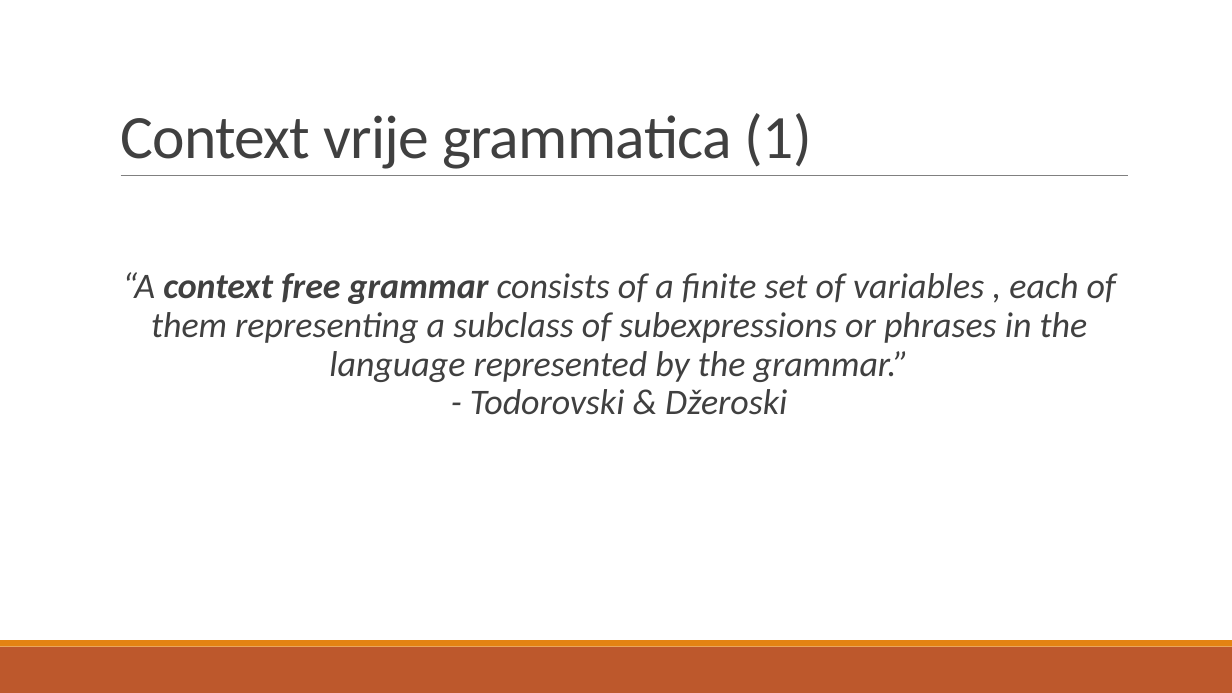
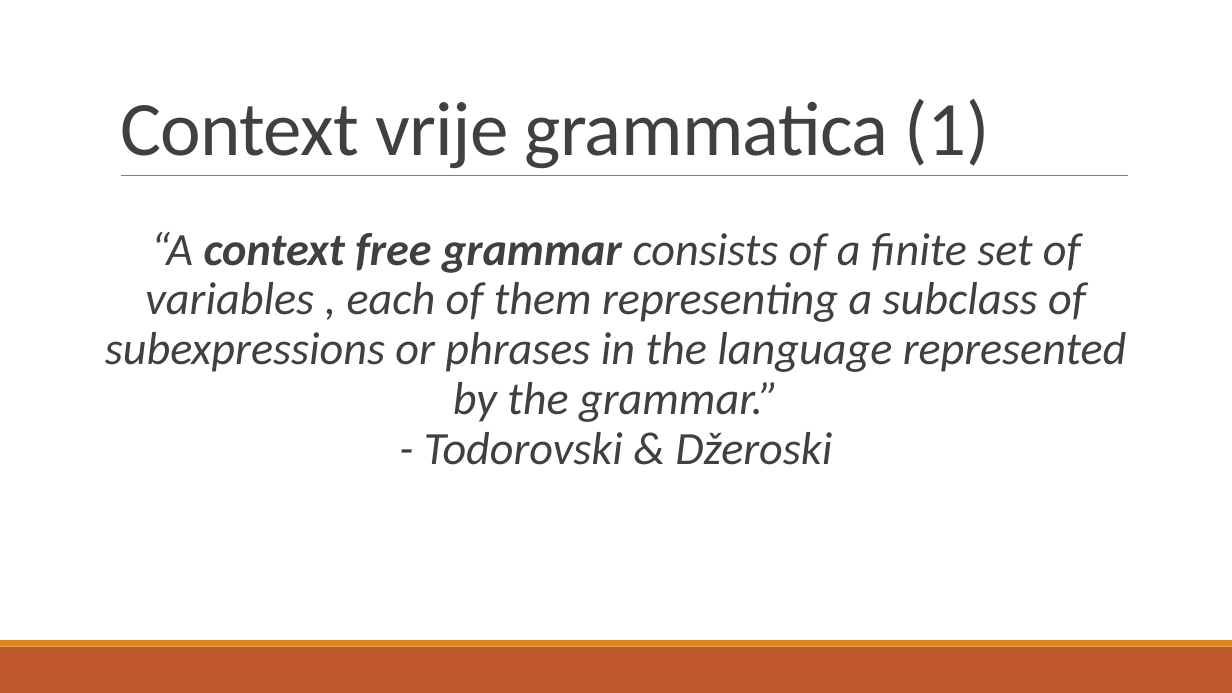
Before and after one commit to TomDeGroote/Bachelorproef, a slide deck: slide 20 of Opdracht 2/Literatuurstudie.pptx (slide 22 before the commit). Drawn at 1232x693 pixels with LibreOffice and Linux fonts; fonts in the diff are those of the drawing. Boxes give left, top, right and bottom in pixels: in the first picture for what was removed or moved away, otherwise in the second. Text is boxed around its words. In the diff, an @@ line names an element or a change of style, - is before the commit and + after.

```diff
--- a/Opdracht 2/Literatuurstudie.pptx
+++ b/Opdracht 2/Literatuurstudie.pptx
@@ title "Context vrije grammatica (1)" at (x1=120, y1=99, x2=989, y2=169): size 48 to 60 pt @@
@@ text "“A context free grammar consists ..." moved from (x1=122, y1=272, x2=1116, y2=415) to (x1=105, y1=232, x2=1127, y2=465) @@
@@ text "“A context free grammar consists ..." at (x1=105, y1=232, x2=1127, y2=465): size 28 to 36 pt @@
```
Also in this commit, not shown: 19 other slides changed, 4 slides added, 5 slides removed.
